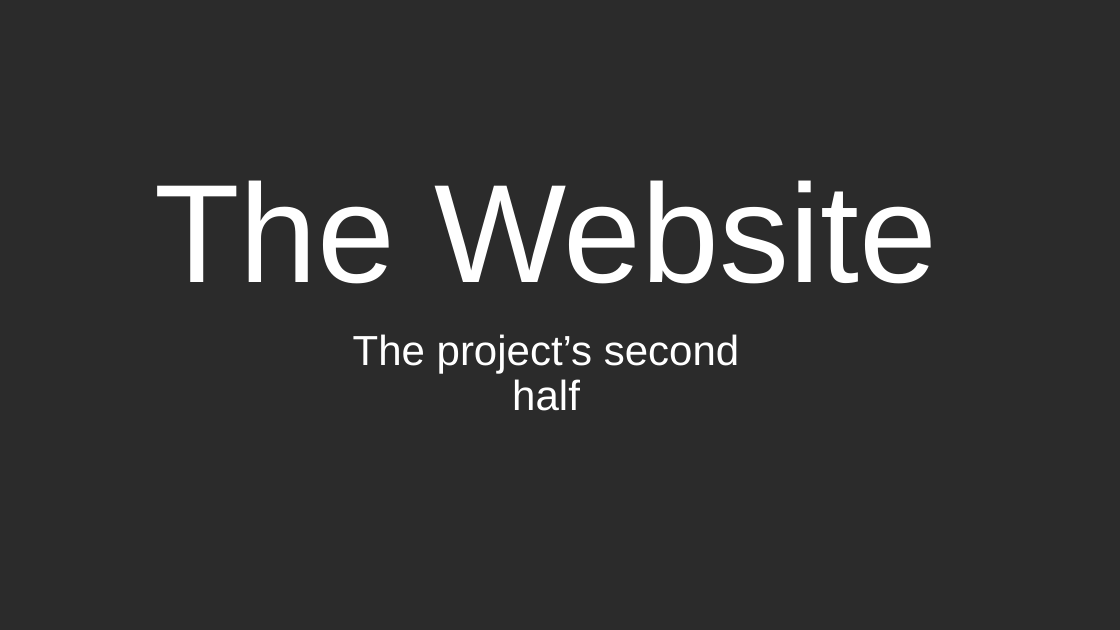
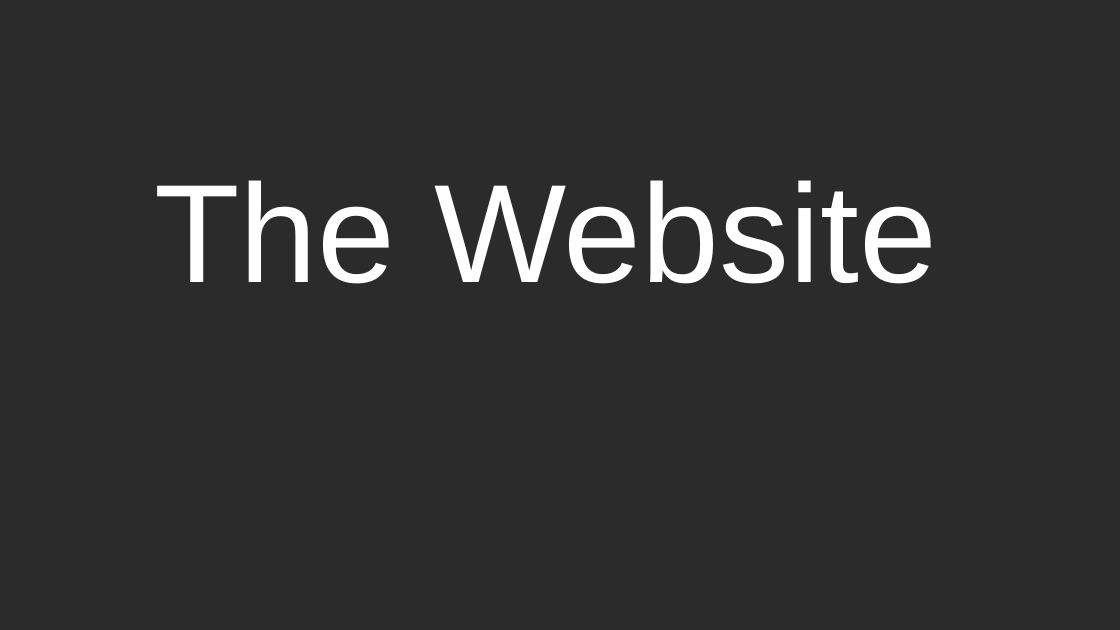
Before and after one commit to Mordsz/Vizsga, a slide deck: slide 10 of TidesOfEnvy.pptx (slide 14 before the commit). Drawn at 1120x630 pixels with LibreOffice and Linux fonts; fonts in the diff are those of the drawing; background and template pictures are left out; a plain dark background stands for a picture behind light text. Boxes give left, top, right and bottom in pixels: in the first picture for what was removed or moved away, otherwise in the second. Text is boxed around its words. In the diff, an @@ line names an element or a change of style, - is before the commit and + after.

```diff
--- a/TidesOfEnvy.pptx
+++ b/TidesOfEnvy.pptx
@@ subtitle removed at <box>353,334,739,411</box> @@
-The project’s second half
```
Also in this commit, not shown: 11 other slides changed, 10 slides added, 10 slides removed.
